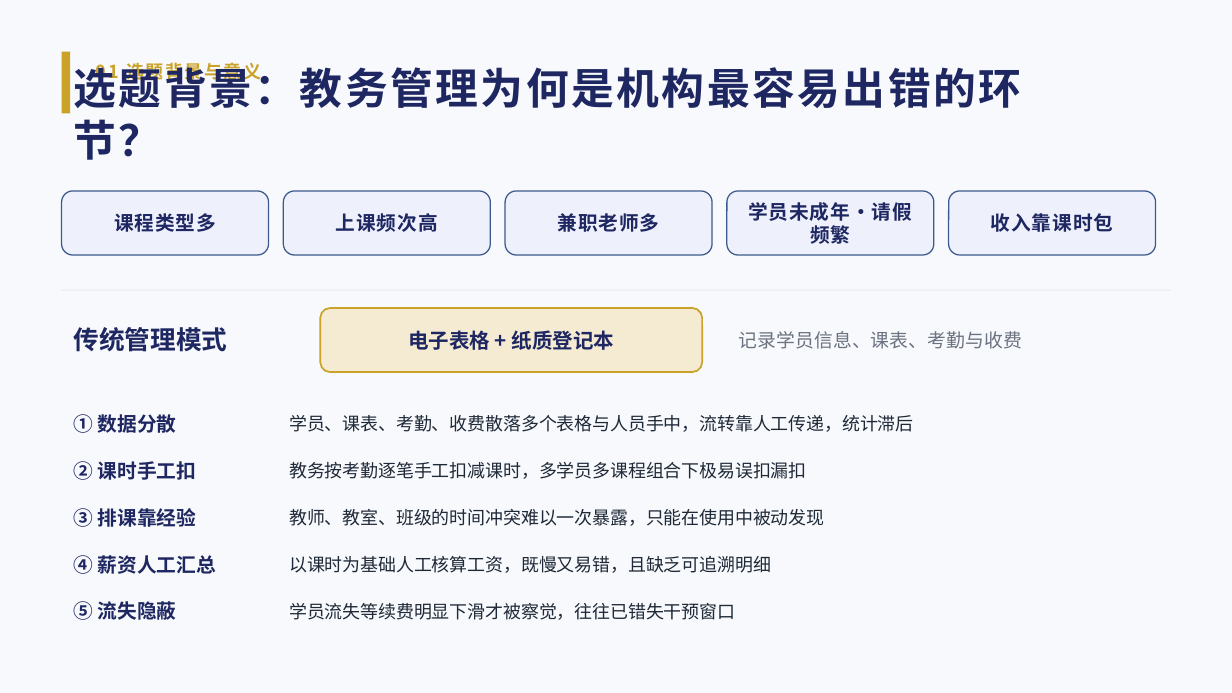
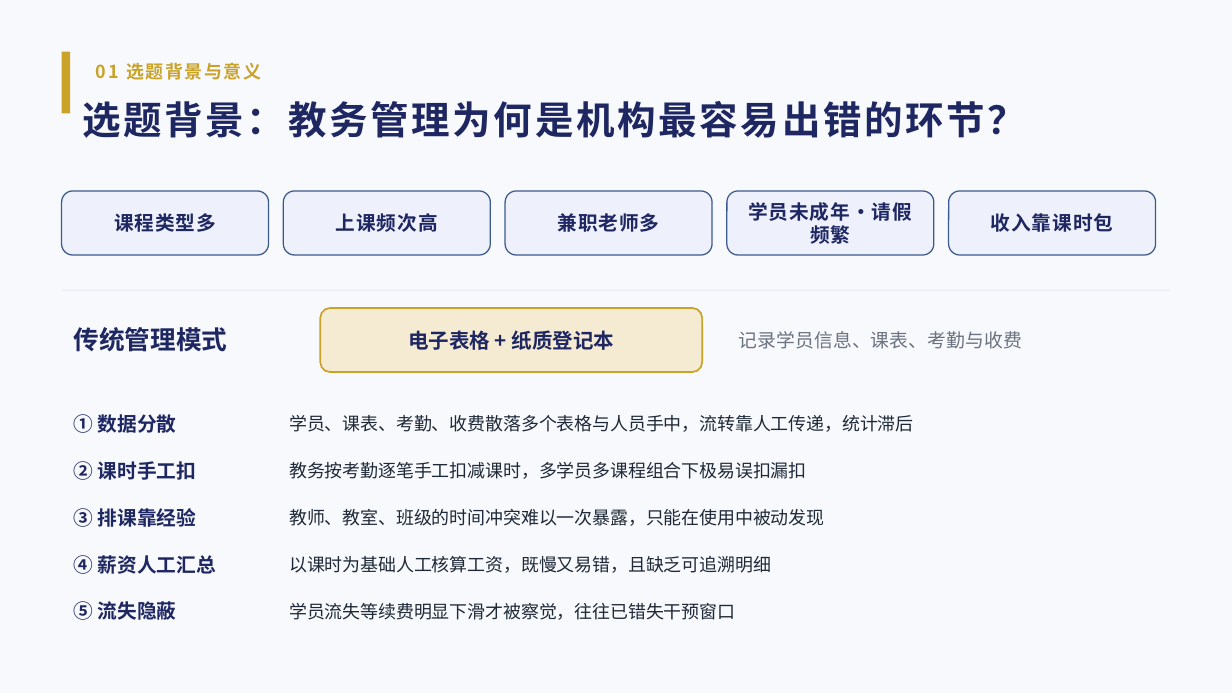
Before and after one commit to BYNekoNay/educational-administration, a slide deck: slide 3 of docs/defence/艺培通开题答辩.pptx. Drawn at 1232x693 pixels with LibreOffice and Linux fonts; fonts in the diff are those of the drawing. Boxes give left, top, right and bottom in pixels: in the first picture for what was removed or moved away, otherwise in the second. Text is boxed around its words. In the diff, an @@ line names an element or a change of style, - is before the commit and + after.

```diff
--- a/docs/defence/艺培通开题答辩.pptx
+++ b/docs/defence/艺培通开题答辩.pptx
@@ text "选题背景：教务管理为何是机构最容易出错的环节？": place and size @@
-text "选题背景：教务管理为何是机构最容易出错的环节？" at (74, 62, 1022, 160)
+text "选题背景：教务管理为何是机构最容易出错的环节？" at (82, 101, 1026, 138)
@@ text "选题背景：教务管理为何是机构最容易出错的环节？" at (82, 101, 1026, 138): size 25 to 22.5 pt @@
```
Also in this commit, not shown: 16 other slides changed, 1 slide added, 46 other files.
